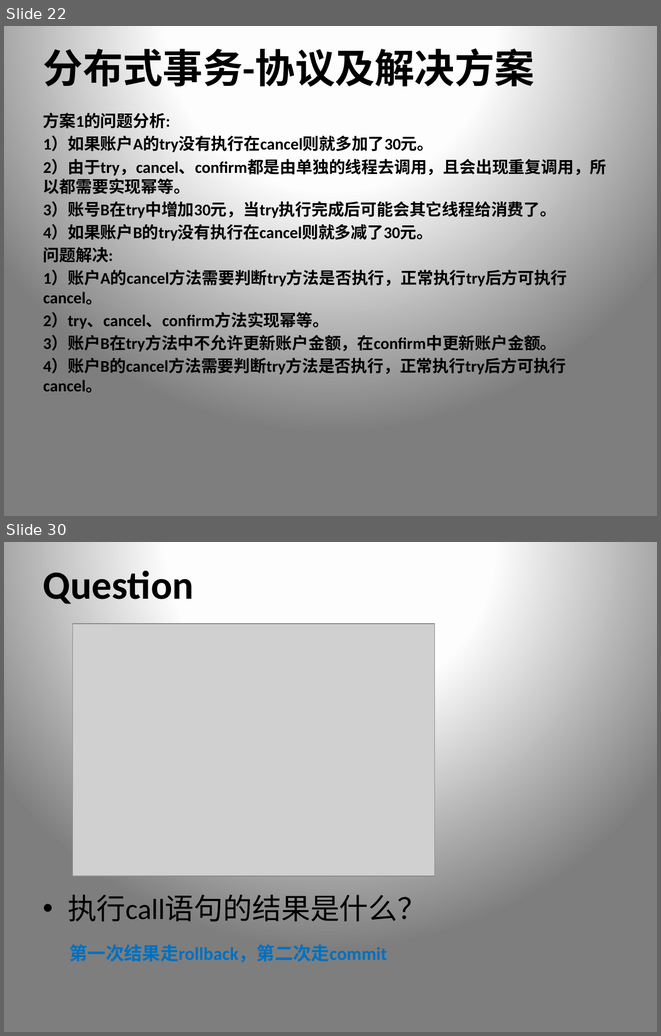
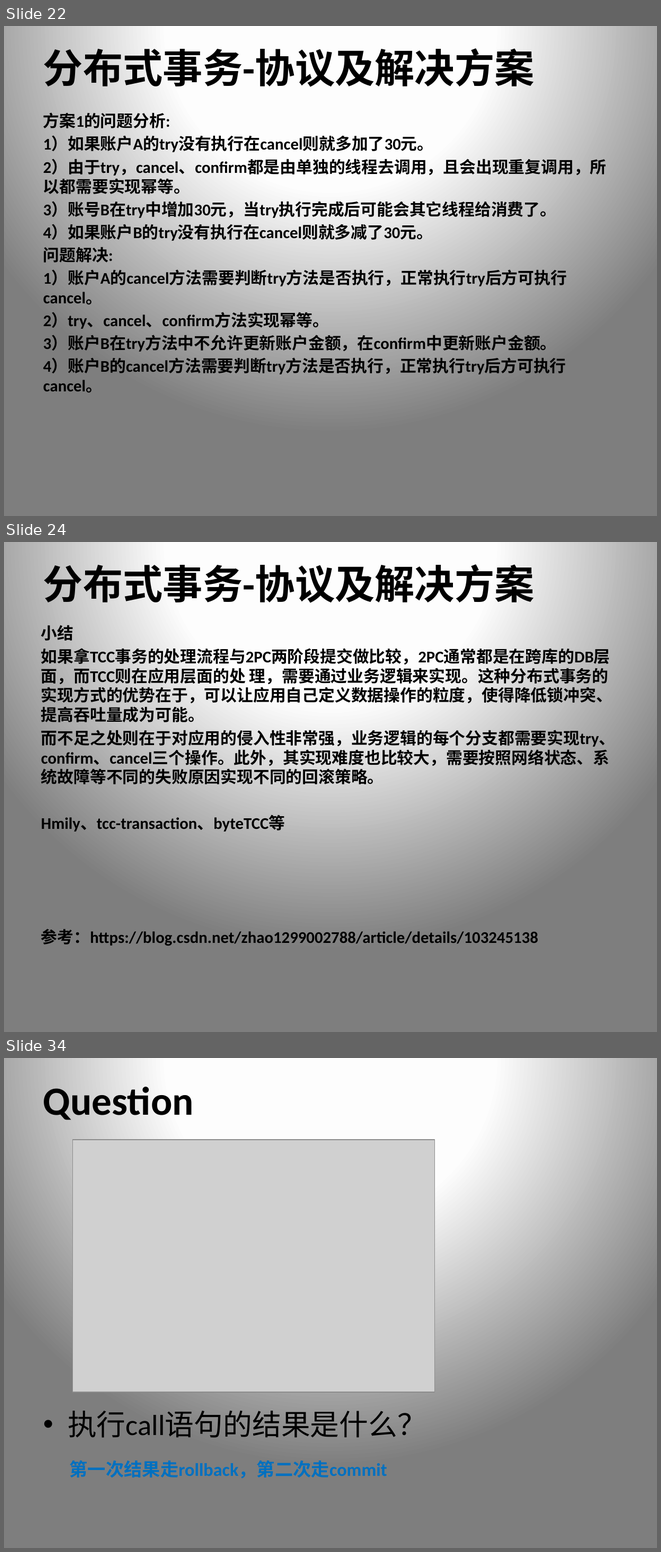
Before and after one commit to xiongpeter/study-notes, a slide deck: 我的.pptx. Shown one above the other, each under a label of ours: slides 22 and 30 before the commit, slides 22, 24 and 34 after it; the slides between them are not shown. The pictures are 661x1036 and 661x1552 pixels, drawn with LibreOffice and Linux fonts; fonts in the diff are those of the drawing; grey boxes stand for pictures. Boxes give left, top, right and bottom in pixels: in the first picture for what was removed or moved away, otherwise in the second. Text is boxed around its words. In the diff, an @@ line names an element or a change of style, - is before the commit and + after.

Commit message:
更新分布式事务ppt

```diff
--- a/我的.pptx
+++ b/我的.pptx
@@ slide 24 added at (4, 542, 657, 1032), background gradient #FFFFFF to #FEFEFE to #7F7F7F @@
@@ title added at (43, 558, 535, 609), 44 pt, text #000000, bold @@
+分布式事务-协议及解决方案
@@ text added at (41, 625, 616, 945), 18 pt, text #000000, bold @@
+小结
+如果拿TCC事务的处理流程与2PC两阶段提交做比较，2PC通常都是在跨库的DB层面，而TCC则在应用层面的处 理，需要通过业务逻辑来实现。这种分布式事务的实现方式的优势在于，可以让应用自己定义数据操作的粒度，使得降低锁冲突、提高吞吐量成为可能。
+而不足之处则在于对应用的侵入性非常强，业务逻辑的每个分支都需要实现try、confirm、cancel三个操作。此外，其实现难度也比较大，需要按照网络状态、系统故障等不同的失败原因实现不同的回滚策略。
+Hmily、tcc-transaction、byteTCC等
+参考：https://blog.csdn.net/zhao1299002788/article/details/103245138
@@ what was slide 30 is now slide 34 @@
```
Also in this commit, not shown: 6 slides changed, 7 other slides added, 4 slides removed.
